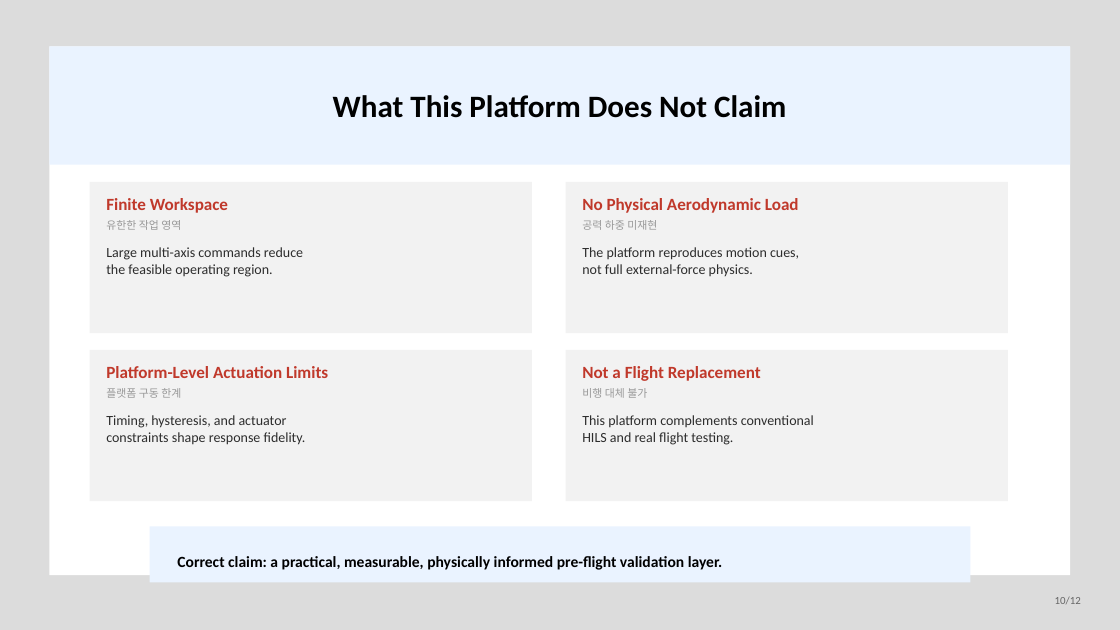
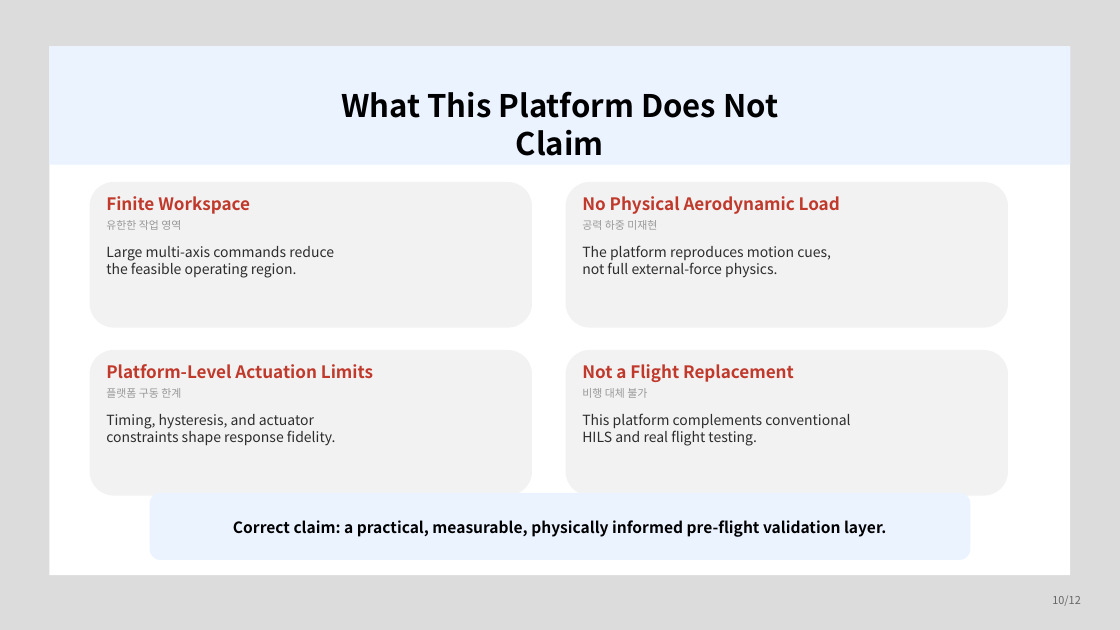
Before and after one commit to banana99ou/Stewart-Platform, a slide deck: slide 10 of presentation/KSAS_Spring2026_Presentation.pptx. Drawn at 1120x630 pixels with LibreOffice and Linux fonts; fonts in the diff are those of the drawing. Boxes give left, top, right and bottom in pixels: in the first picture for what was removed or moved away, otherwise in the second. Text is boxed around its words. In the diff, an @@ line names an element or a change of style, - is before the commit and + after.

```diff
--- a/presentation/KSAS_Spring2026_Presentation.pptx
+++ b/presentation/KSAS_Spring2026_Presentation.pptx
@@ rounded rectangle: place and size @@
-rounded rectangle at [90,182,532,333]
+rounded rectangle at [90,182,532,328]
@@ rounded rectangle: place and size @@
-rounded rectangle at [566,182,1008,333]
+rounded rectangle at [566,182,1008,328]
@@ rounded rectangle: place and size @@
-rounded rectangle at [90,350,532,501]
+rounded rectangle at [90,350,532,496]
@@ rounded rectangle: place and size @@
-rounded rectangle at [566,350,1008,501]
+rounded rectangle at [566,350,1008,496]
@@ rectangle to rounded rectangle in 5 elements at [90,182,532,328], [566,182,1008,328], [90,350,532,496], [566,350,1008,496], [150,493,970,560] @@
@@ rounded rectangle: place and size @@
-rounded rectangle at [150,526,970,582]
+rounded rectangle at [150,493,970,560]
@@ text "Correct claim: a practical, measurable, ...": place and size @@
-text "Correct claim: a practical, measurable, ..." at [177,556,723,570]
+text "Correct claim: a practical, measurable, ..." at [233,520,886,537]
@@ text "Correct claim: a practical, measurable, ..." at [233,520,886,537]: font Calibri to Noto Sans CJK KR; alignment left to centre @@
@@ font Calibri to Noto Sans CJK KR in 12 elements at [341,91,778,156], [106,196,250,214], [106,246,334,278], [582,196,840,214], [582,220,657,230], [582,245,831,278], [106,364,373,378], [106,414,336,446], [582,364,794,382], [582,388,647,398], [582,413,850,446], [1052,596,1080,606] @@
```
Also in this commit, not shown: 11 other slides changed, 7 other files.
